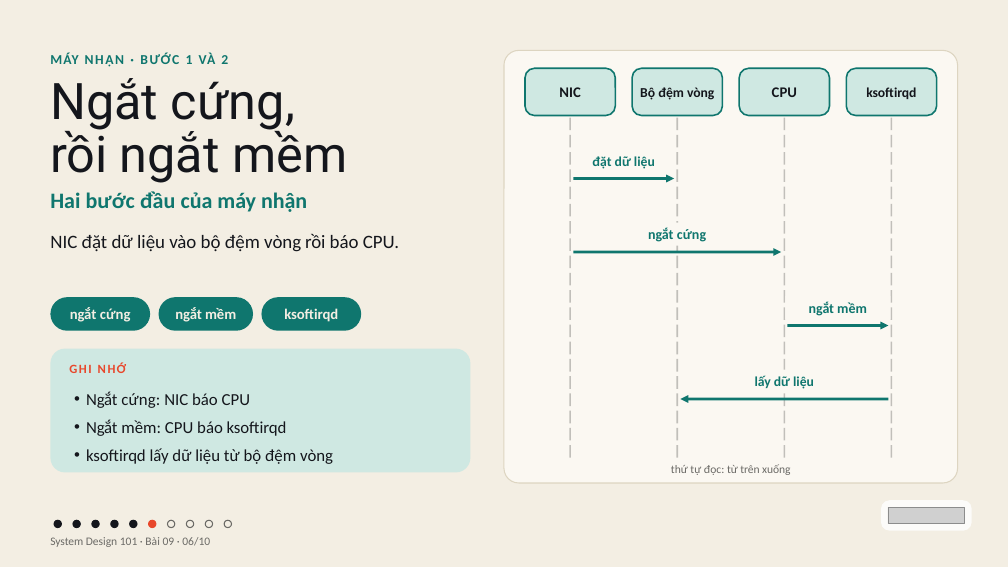
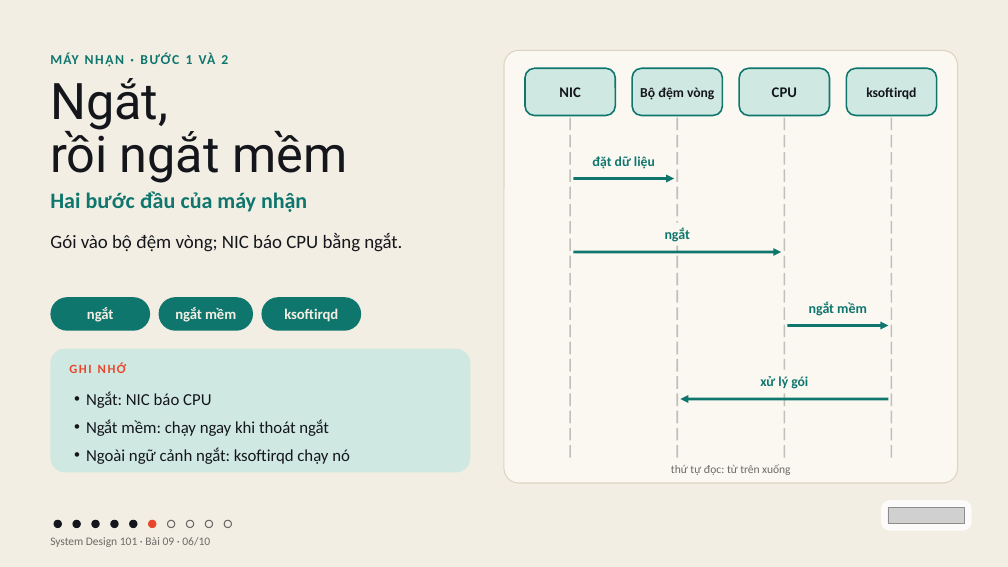
Before and after one commit to vohoailinh90/tool-marketing-studio, a slide deck: slide 6 of system-design-101/vi/lessons/sd-10-009/slides/sd-10-009.pptx. Drawn at 1008x567 pixels with LibreOffice and Linux fonts; fonts in the diff are those of the drawing; grey boxes stand for pictures. Boxes give left, top, right and bottom in pixels: in the first picture for what was removed or moved away, otherwise in the second. Text is boxed around its words. In the diff, an @@ line names an element or a change of style, - is before the commit and + after.

```diff
--- a/system-design-101/vi/lessons/sd-10-009/slides/sd-10-009.pptx
+++ b/system-design-101/vi/lessons/sd-10-009/slides/sd-10-009.pptx
@@ text at (x1=50, y1=78, x2=168, y2=130): text changed @@
-Ngắt cứng,
+Ngắt,
@@ text at (x1=50, y1=233, x2=402, y2=252): text changed @@
-NIC đặt dữ liệu vào bộ đệm vòng rồi báo CPU.
+Gói vào bộ đệm vòng; NIC báo CPU bằng ngắt.
@@ text in rectangle at (x1=665, y1=227, x2=690, y2=242): text changed @@
-ngắt cứng
+ngắt
@@ text in rounded rectangle at (x1=87, y1=307, x2=114, y2=322): text changed @@
-ngắt cứng
+ngắt
@@ text in rectangle at (x1=760, y1=376, x2=808, y2=389): text changed @@
-lấy dữ liệu
+xử lý gói
@@ text at (x1=86, y1=391, x2=350, y2=464): text changed @@
-• Ngắt cứng: NIC báo CPU
-• Ngắt mềm: CPU báo ksoftirqd
-• ksoftirqd lấy dữ liệu từ bộ đệm vòng
+• Ngắt: NIC báo CPU
+• Ngắt mềm: chạy ngay khi thoát ngắt
+• Ngoài ngữ cảnh ngắt: ksoftirqd chạy nó
```
Also in this commit, not shown: 5 other slides changed, 4 other files.
